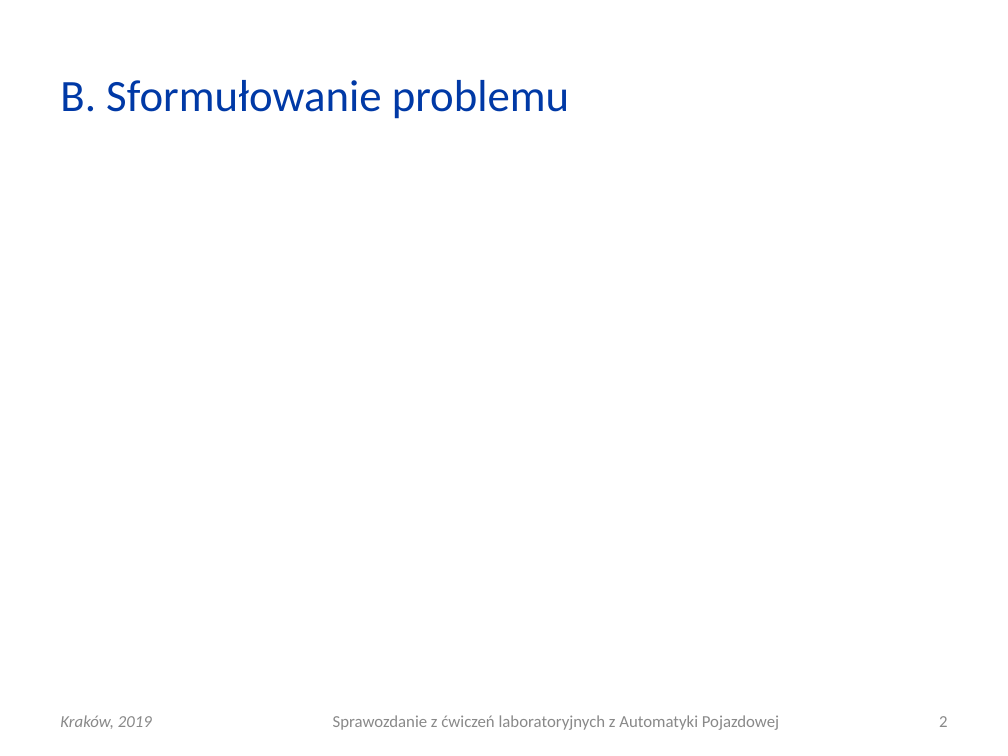
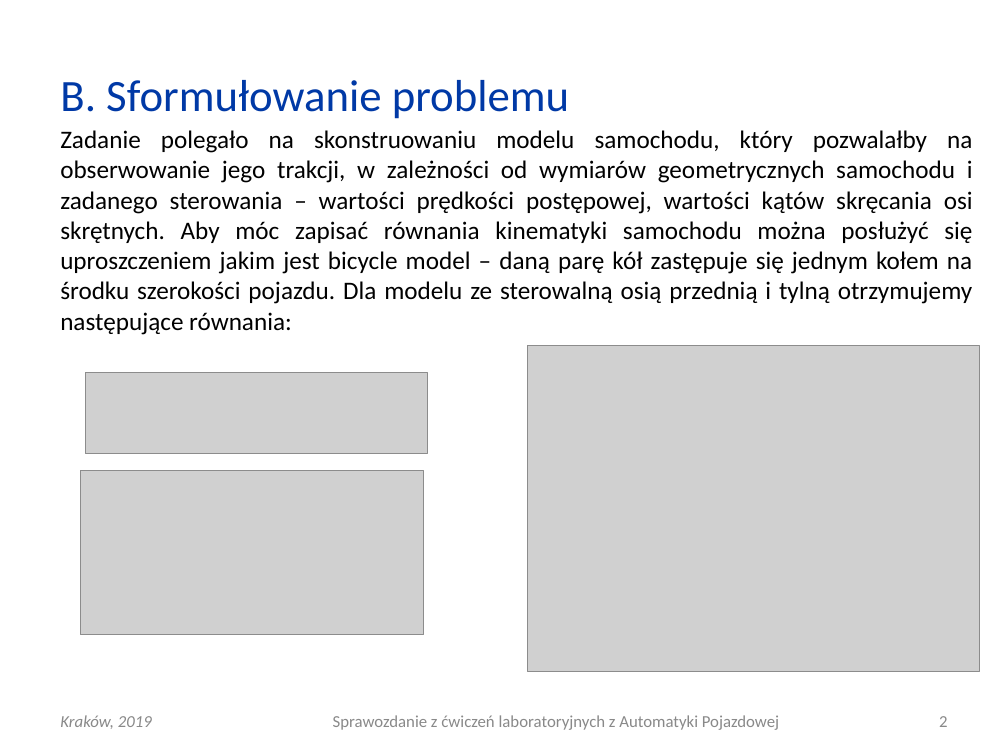
Before and after one commit to elfsonix/Automatyka-Pojazdowa, a slide deck: slide 2 of Lab2/AP_L13_20190605_0930_G03.ppt. Drawn at 1008x756 pixels with LibreOffice and Linux fonts; fonts in the diff are those of the drawing; grey boxes stand for pictures. Boxes give left, top, right and bottom in pixels: in the first picture for what was removed or moved away, otherwise in the second. Text is boxed around its words. In the diff, an @@ line names an element or a change of style, - is before the commit and + after.

Commit message:
Sformułowanie problemu

```diff
--- a/Lab2/AP_L13_20190605_0930_G03.ppt
+++ b/Lab2/AP_L13_20190605_0930_G03.ppt
@@ text added at <box>60,130,973,335</box>, 18 pt, text #000000 @@
+Zadanie polegało na skonstruowaniu modelu samochodu, który pozwalałby na obserwowanie jego trakcji, w zależności od wymiarów geometrycznych samochodu i zadanego sterowania – wartości prędkości postępowej, wartości kątów skręcania osi skrętnych. Aby móc zapisać równania kinematyki samochodu można posłużyć się uproszczeniem jakim jest bicycle model – daną parę kół zastępuje się jednym kołem na środku szerokości pojazdu. Dla modelu ze sterowalną osią przednią i tylną otrzymujemy następujące równania:
@@ picture added at <box>527,346,979,672</box> @@
@@ picture added at <box>86,372,427,454</box> @@
@@ picture added at <box>81,471,424,635</box> @@
```
